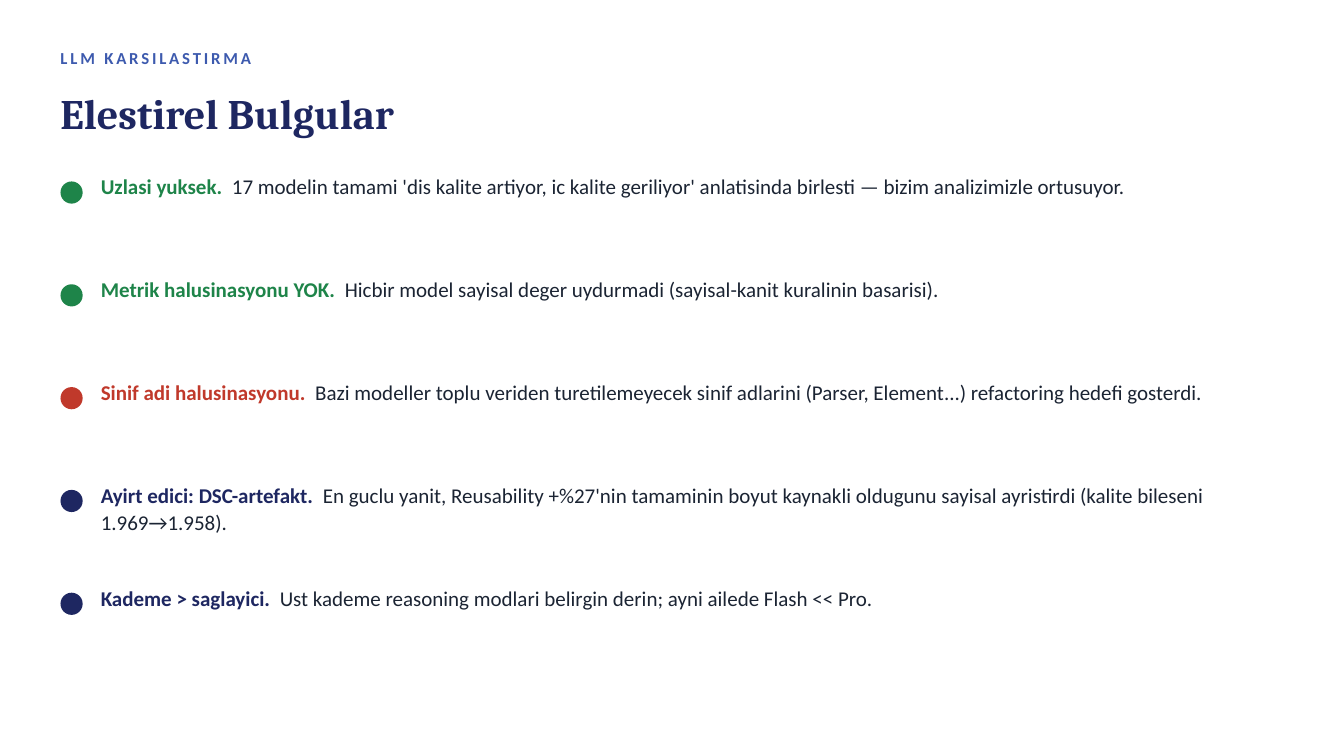
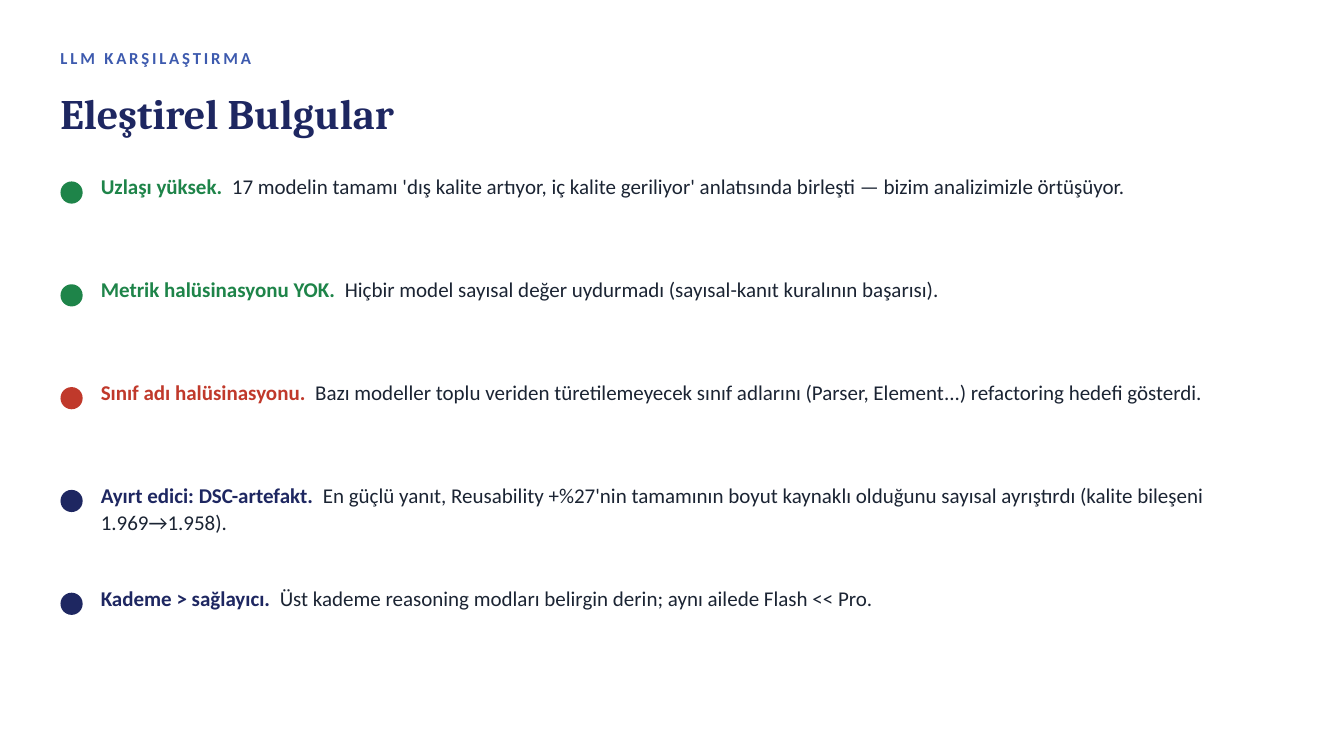
Before and after one commit to murozdemiir/qmood-jsoup-analizi, a slide deck: slide 12 of report/QMOOD_jsoup_sunum.pptx. Drawn at 1344x756 pixels with LibreOffice and Linux fonts; fonts in the diff are those of the drawing. Boxes give left, top, right and bottom in pixels: in the first picture for what was removed or moved away, otherwise in the second. Text is boxed around its words. In the diff, an @@ line names an element or a change of style, - is before the commit and + after.

```diff
--- a/report/QMOOD_jsoup_sunum.pptx
+++ b/report/QMOOD_jsoup_sunum.pptx
@@ text at (60,53,251,67): text changed @@
-LLM KARSILASTIRMA
+LLM KARŞILAŞTIRMA
@@ text at (60,100,394,139): text changed @@
-Elestirel Bulgular
+Eleştirel Bulgular
@@ text at (101,179,1124,198): text changed @@
-Uzlasi yuksek. 17 modelin tamami 'dis kalite artiyor, ic kalite geriliyor' anlatisinda birlesti — bizim analizimizle ortusuyor.
+Uzlaşı yüksek. 17 modelin tamamı 'dış kalite artıyor, iç kalite geriliyor' anlatısında birleşti — bizim analizimizle örtüşüyor.
@@ text at (101,282,938,301): text changed @@
-Metrik halusinasyonu YOK. Hicbir model sayisal deger uydurmadi (sayisal-kanit kuralinin basarisi).
+Metrik halüsinasyonu YOK. Hiçbir model sayısal değer uydurmadı (sayısal-kanıt kuralının başarısı).
@@ text at (101,385,1201,404): text changed @@
-Sinif adi halusinasyonu. Bazi modeller toplu veriden turetilemeyecek sinif adlarini (Parser, Element...) refactoring hedefi gosterdi.
+Sınıf adı halüsinasyonu. Bazı modeller toplu veriden türetilemeyecek sınıf adlarını (Parser, Element...) refactoring hedefi gösterdi.
@@ text at (101,488,1203,533): text changed @@
-Ayirt edici: DSC-artefakt. En guclu yanit, Reusability +%27'nin tamaminin boyut kaynakli oldugunu sayisal ayristirdi (kalite bileseni 1.969→1.958).
+Ayırt edici: DSC-artefakt. En güçlü yanıt, Reusability +%27'nin tamamının boyut kaynaklı olduğunu sayısal ayrıştırdı (kalite bileşeni 1.969→1.958).
@@ text at (101,589,872,610): text changed @@
-Kademe > saglayici. Ust kademe reasoning modlari belirgin derin; ayni ailede Flash << Pro.
+Kademe > sağlayıcı. Üst kademe reasoning modları belirgin derin; aynı ailede Flash << Pro.
```
Also in this commit, not shown: 12 other slides changed, 3 other files.
